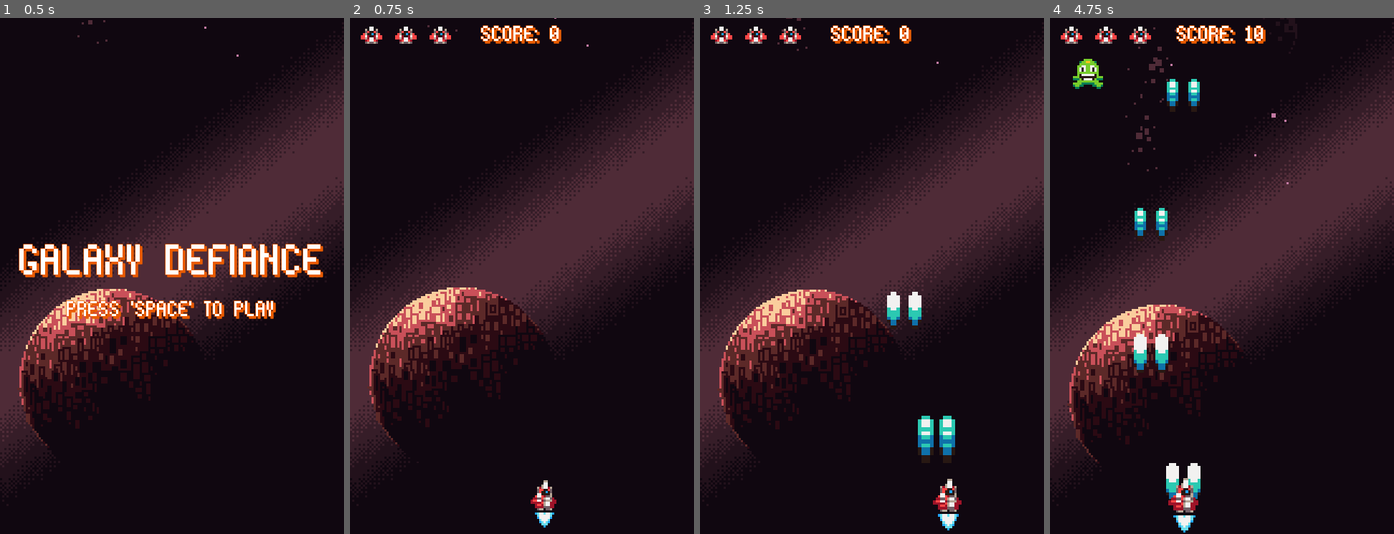
Above: before the commit, frames 1-4 (left to right).
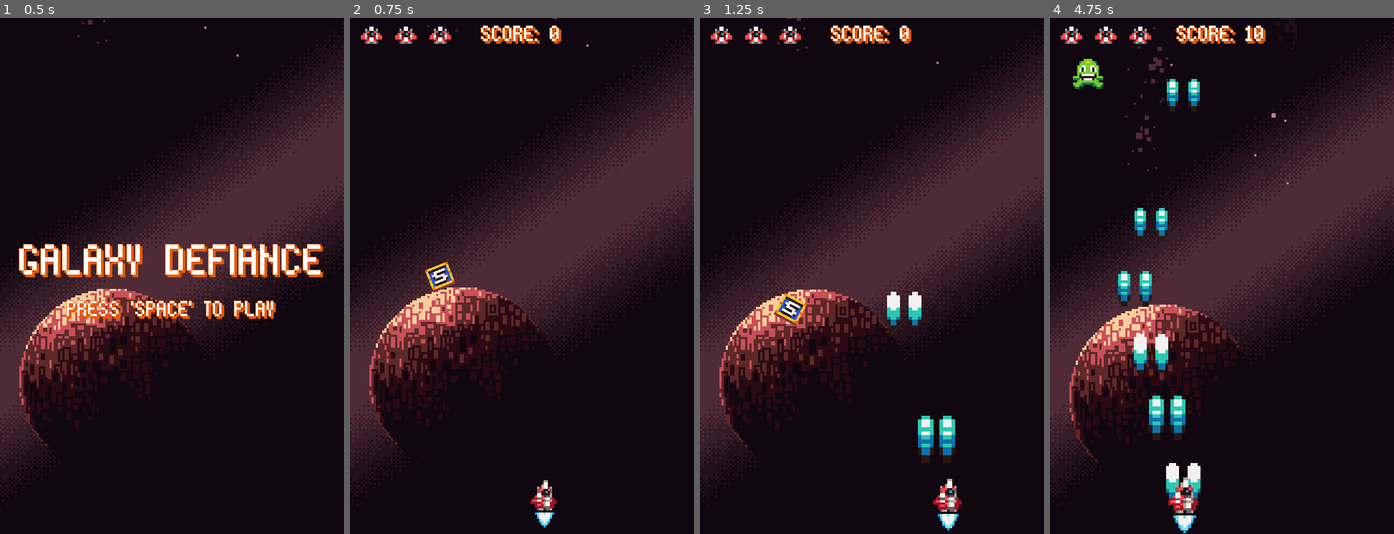
Above: after the commit, the same moments.

Repository: jordan95v/galaxy_defiance
Game: Godot game, scene res://scenes/ui/menu/menu.tscn
Same seed, same stepped clock (60 frames per second), same inputs: the game is played once before the commit and once after it.
Inputs:
- Up to frame 1 (0.5 s): no input
- Up to frame 2 (0.75 s): tap Space (space) at 0.5 s; hold D (bank_right) from 0.53 s (still down); hold Enter (enter) from 0.53 s (still down)
- Up to frame 3 (1.25 s): keep holding D (bank_right); keep holding Enter (enter)
- Up to frame 4 (4.75 s): release Enter (enter) at 1.28 s; tap Enter (enter) at 1.35, 2.3, 2.85, 4.55 s; release D (bank_right) at 2.03 s; hold Space (space) 2.03-2.78 s; hold A (bank_left) 2.03-4.28 s; hold Enter (enter) 3.53-4.28 s; hold D (bank_right) from 4.28 s (still down); tap Space (space) at 4.35 s

Frame 1 is identical in both runs. In frame 2, 0.3% of the frame differs, in the area x 21-31%, y 47-54%; in frame 3, 0.3%; in frame 4, 1.1%, in the area x 19-43%, y 49-100%.

Commit message:
Added speed bonus (fire rate, move speed).

Diff:
--- /dev/null
+++ b/resources/bonus/bonus.gd
@@ -0,0 +1,6 @@
+class_name Bonus
+extends Resource
+
+@export var id: String
+@export var value: float
+@export var duration: float
--- /dev/null
+++ b/resources/bonus/fire_rate_bonus.tres
@@ -0,0 +1,9 @@
+[gd_resource type="Resource" script_class="Bonus" load_steps=2 format=3 uid="uid://cdrk27fxujlfx"]
+
+[ext_resource type="Script" path="res://resources/bonus/bonus.gd" id="1_ucbce"]
+
+[resource]
+script = ExtResource("1_ucbce")
+id = "fire_rate"
+value = 50.0
+duration = 6.0
--- /dev/null
+++ b/resources/bonus/move_speed_bonus.tres
@@ -0,0 +1,9 @@
+[gd_resource type="Resource" script_class="Bonus" load_steps=2 format=3 uid="uid://cp1vgxjvr8voi"]
+
+[ext_resource type="Script" path="res://resources/bonus/bonus.gd" id="1_6rv5m"]
+
+[resource]
+script = ExtResource("1_6rv5m")
+id = "move_speed"
+value = 30.0
+duration = 10.0
--- a/resources/game_stats.tres
+++ b/resources/stats/game_stats.tres
@@ -1,6 +1,6 @@
 [gd_resource type="Resource" script_class="GameStats" load_steps=2 format=3 uid="uid://hxti7ucaxsad"]
 
-[ext_resource type="Script" path="res://resources/game_stats.gd" id="1_f0v4w"]
+[ext_resource type="Script" path="res://resources/stats/game_stats.gd" id="1_f0v4w"]
 
 [resource]
 script = ExtResource("1_f0v4w")
--- a/scenes/autoload/game_events.gd
+++ b/scenes/autoload/game_events.gd
@@ -3,3 +3,4 @@
 signal enemy_killed(points: int)
 signal enemy_exited_screen(damage: int)
 signal score_changed(new_score: int)
+signal bonus_picked(bonus: Bonus)
--- a/scenes/autoload/resources_handler.gd
+++ b/scenes/autoload/resources_handler.gd
@@ -1,3 +1,3 @@
 extends Node
 
-var game_stats: GameStats = load("res://resources/game_stats.tres") as GameStats
+var game_stats: GameStats = load("res://resources/stats/game_stats.tres") as GameStats
--- a/scenes/components/clamp_component/clamp_component.gd
+++ b/scenes/components/clamp_component/clamp_component.gd
@@ -1,3 +1,4 @@
+class_name ClampComponent
 extends Node
 
 @export var actor: Node2D
--- a/scenes/components/move_input_component/move_input_component.gd
+++ b/scenes/components/move_input_component/move_input_component.gd
@@ -1,3 +1,4 @@
+class_name MoveInputComponent
 extends Node
 
 @export var move_component: MoveComponent
@@ -9,3 +10,10 @@
 		return
 	var axis: float = Input.get_axis("bank_left", "bank_right")
 	move_component.velocity = Vector2(axis * move_stats.speed, 0)
+
+
+func upgrade_movement_speed(bonus: Bonus) -> void:
+	var base_speed: float = move_stats.speed
+	move_stats.speed += bonus.value
+	await get_tree().create_timer(bonus. duration).timeout
+	move_stats.speed = base_speed
--- /dev/null
+++ b/scenes/game_objects/bonus/basic_bonus.gd
@@ -0,0 +1,17 @@
+extends Node2D
+
+@onready var pickup_area: Area2D = $PickupArea
+@onready var animation_player: AnimationPlayer = $AnimationPlayer
+@export var bonus_list: Array[Bonus]
+
+
+func _ready() -> void:
+	pickup_area.area_entered.connect(on_pickup_area_entered)
+
+
+func on_pickup_area_entered(_area: Area2D) -> void:
+	if bonus_list.is_empty():
+		return
+	var random_bonus: Bonus = bonus_list.pick_random()
+	GameEvents.bonus_picked.emit(random_bonus)
+	animation_player.play("pickup")
--- /dev/null
+++ b/scenes/game_objects/bonus/basic_bonus.tscn
@@ -0,0 +1,149 @@
+[gd_scene load_steps=7 format=3 uid="uid://csy3aeec455wj"]
+
+[ext_resource type="Script" path="res://scenes/game_objects/bonus/basic_bonus.gd" id="1_a2dac"]
+[ext_resource type="PackedScene" uid="uid://bgmj6gucsi01l" path="res://scenes/components/move_component/move_component.tscn" id="1_hvcci"]
+
+[sub_resource type="Animation" id="Animation_omby2"]
+length = 0.001
+tracks/0/type = "value"
+tracks/0/imported = false
+tracks/0/enabled = true
+tracks/0/path = NodePath("AnimatedSprite2D:scale")
+tracks/0/interp = 1
+tracks/0/loop_wrap = true
+tracks/0/keys = {
+"times": PackedFloat32Array(0),
+"transitions": PackedFloat32Array(1),
+"update": 0,
+"values": [Vector2(1, 1)]
+}
+tracks/1/type = "value"
+tracks/1/imported = false
+tracks/1/enabled = true
+tracks/1/path = NodePath(".:scale")
+tracks/1/interp = 1
+tracks/1/loop_wrap = true
+tracks/1/keys = {
+"times": PackedFloat32Array(0),
+"transitions": PackedFloat32Array(1),
+"update": 0,
+"values": [Vector2(1, 1)]
+}
+tracks/2/type = "value"
+tracks/2/imported = false
+tracks/2/enabled = true
+tracks/2/path = NodePath(".:rotation")
+tracks/2/interp = 1
+tracks/2/loop_wrap = true
+tracks/2/keys = {
+"times": PackedFloat32Array(0),
+"transitions": PackedFloat32Array(1),
+"update": 0,
+"values": [0.0]
+}
+tracks/3/type = "value"
+tracks/3/imported = false
+tracks/3/enabled = true
+tracks/3/path = NodePath("AnimatedSprite2D:rotation")
+tracks/3/interp = 1
+tracks/3/loop_wrap = true
+tracks/3/keys = {
+"times": PackedFloat32Array(0),
+"transitions": PackedFloat32Array(1),
+"update": 0,
+"values": [0.0]
+}
+
+[sub_resource type="Animation" id="Animation_slgj6"]
+resource_name = "bounce"
+loop_mode = 1
+tracks/0/type = "value"
+tracks/0/imported = false
+tracks/0/enabled = true
+tracks/0/path = NodePath("AnimatedSprite2D:scale")
+tracks/0/interp = 1
+tracks/0/loop_wrap = true
+tracks/0/keys = {
+"times": PackedFloat32Array(0, 0.5),
+"transitions": PackedFloat32Array(1, 1),
+"update": 0,
+"values": [Vector2(1, 1), Vector2(1.25, 1.25)]
+}
+tracks/1/type = "value"
+tracks/1/imported = false
+tracks/1/enabled = true
+tracks/1/path = NodePath("AnimatedSprite2D:rotation")
+tracks/1/interp = 1
+tracks/1/loop_wrap = true
+tracks/1/keys = {
+"times": PackedFloat32Array(0, 0.3, 0.7, 1),
+"transitions": PackedFloat32Array(1, 1, 1, 1),
+"update": 0,
+"values": [0.0, -0.523599, 0.523599, 0.0]
+}
+
+[sub_resource type="Animation" id="Animation_27se3"]
+resource_name = "pickup"
+length = 0.8
+tracks/0/type = "value"
+tracks/0/imported = false
+tracks/0/enabled = true
+tracks/0/path = NodePath(".:scale")
+tracks/0/interp = 1
+tracks/0/loop_wrap = true
+tracks/0/keys = {
+"times": PackedFloat32Array(0, 0.8),
+"transitions": PackedFloat32Array(1, 1),
+"update": 0,
+"values": [Vector2(1, 1), Vector2(0, 0)]
+}
+tracks/1/type = "value"
+tracks/1/imported = false
+tracks/1/enabled = true
+tracks/1/path = NodePath(".:rotation")
+tracks/1/interp = 1
+tracks/1/loop_wrap = true
+tracks/1/keys = {
+"times": PackedFloat32Array(0, 0.8),
+"transitions": PackedFloat32Array(1, 1),
+"update": 0,
+"values": [0.0, 12.5664]
+}
+tracks/2/type = "method"
+tracks/2/imported = false
+tracks/2/enabled = true
+tracks/2/path = NodePath(".")
+tracks/2/interp = 1
+tracks/2/loop_wrap = true
+tracks/2/keys = {
+"times": PackedFloat32Array(0.8),
+"transitions": PackedFloat32Array(1),
+"values": [{
+"args": [],
+"method": &"queue_free"
+}]
+}
+
+[sub_resource type="AnimationLibrary" id="AnimationLibrary_gksmq"]
+_data = {
+"RESET": SubResource("Animation_omby2"),
+"bounce": SubResource("Animation_slgj6"),
+"pickup": SubResource("Animation_27se3")
+}
+
+[node name="BasicBonus" type="Node2D"]
+script = ExtResource("1_a2dac")
+
+[node name="AnimationPlayer" type="AnimationPlayer" parent="."]
+libraries = {
+"": SubResource("AnimationLibrary_gksmq")
+}
+autoplay = "bounce"
+
+[node name="MoveComponent" parent="." node_paths=PackedStringArray("actor") instance=ExtResource("1_hvcci")]
+actor = NodePath("..")
+velocity = Vector2(0, 30)
+
+[node name="PickupArea" type="Area2D" parent="."]
+
+[node name="AnimatedSprite2D" type="AnimatedSprite2D" parent="."]
--- /dev/null
+++ b/scenes/game_objects/bonus/speed_bonus.tscn
@@ -0,0 +1,37 @@
+[gd_scene load_steps=8 format=3 uid="uid://b3esntjcqkg7d"]
+
+[ext_resource type="PackedScene" uid="uid://csy3aeec455wj" path="res://scenes/game_objects/bonus/basic_bonus.tscn" id="1_lqa8f"]
+[ext_resource type="Resource" uid="uid://cdrk27fxujlfx" path="res://resources/bonus/fire_rate_bonus.tres" id="2_imfbk"]
+[ext_resource type="Texture2D" uid="uid://cxnt3efddcb8s" path="res://assets/bonus.png" id="2_roj3e"]
+[ext_resource type="Resource" uid="uid://cp1vgxjvr8voi" path="res://resources/bonus/move_speed_bonus.tres" id="3_phapb"]
+
+[sub_resource type="CircleShape2D" id="CircleShape2D_wv2q4"]
+radius = 7.0
+
+[sub_resource type="AtlasTexture" id="AtlasTexture_q33py"]
+atlas = ExtResource("2_roj3e")
+region = Rect2(16, 0, 16, 16)
+
+[sub_resource type="SpriteFrames" id="SpriteFrames_e0r4m"]
+animations = [{
+"frames": [{
+"duration": 1.0,
+"texture": SubResource("AtlasTexture_q33py")
+}],
+"loop": true,
+"name": &"default",
+"speed": 5.0
+}]
+
+[node name="SpeedBonus" instance=ExtResource("1_lqa8f")]
+bonus_list = Array[Resource("res://resources/bonus/bonus.gd")]([ExtResource("2_imfbk"), ExtResource("3_phapb")])
+
+[node name="PickupArea" parent="." index="2"]
+collision_layer = 0
+collision_mask = 4
+
+[node name="CollisionShape2D" type="CollisionShape2D" parent="PickupArea" index="0"]
+shape = SubResource("CircleShape2D_wv2q4")
+
+[node name="AnimatedSprite2D" parent="." index="3"]
+sprite_frames = SubResource("SpriteFrames_e0r4m")
--- a/scenes/game_objects/ship/ship.gd
+++ b/scenes/game_objects/ship/ship.gd
@@ -5,7 +5,7 @@
 @onready var animated_sprite_2d: AnimatedSprite2D = $Visuals/AnimatedSprite2D
 @onready var flame_animated_sprite_2d: AnimatedSprite2D = $Visuals/FlameAnimatedSprite2D
 @onready var move_component: MoveComponent = $MoveComponent
-@onready var move_input_component: Node = $MoveInputComponent
+@onready var move_input_component: MoveInputComponent = $MoveInputComponent
 @onready var clamp_component: Node = $ClampComponent
 @onready var spawn_component: SpawnComponent = $SpawnComponent
 @onready var scale_component: ScaleComponent = $ScaleComponent
@@ -23,6 +23,7 @@
 	fire_rate_timer.timeout.connect(on_fire_rate_timer_timeout)
 	hurtbox_component.hurt.connect(on_hurt)
 	GameEvents.enemy_exited_screen.connect(on_enemy_exited_screen)
+	GameEvents.bonus_picked.connect(on_bonus_picked)
 
 
 func _process(_delta: float) -> void:
@@ -43,6 +44,13 @@
 	flame_animated_sprite_2d.play(animation)
 
 
+func upgrade_fire_rate(bonus: Bonus) -> void:
+	var base_fire_rate_wait_time: float = fire_rate_timer.wait_time
+	fire_rate_timer.wait_time = fire_rate_timer.wait_time * (1 - bonus.value / 100)
+	await get_tree().create_timer(bonus.duration).timeout
+	fire_rate_timer.wait_time = base_fire_rate_wait_time
+
+
 func on_fire_rate_timer_timeout() -> void:
 	var projectiles_layer: Node2D = get_tree().get_first_node_in_group("projectiles")
 	if not projectiles_layer:
@@ -61,3 +69,10 @@
 	scale_component.tween_scale()
 	shake_component.apply_random_shake()
 	animation_player.play("flash")
+
+
+func on_bonus_picked(bonus: Bonus) -> void:
+	if bonus.id == "fire_rate":
+		upgrade_fire_rate(bonus)
+	elif bonus.id == "move_speed":
+		move_input_component.upgrade_movement_speed(bonus)
--- a/scenes/game_objects/ship/ship.tscn
+++ b/scenes/game_objects/ship/ship.tscn
@@ -6,7 +6,7 @@
 [ext_resource type="PackedScene" uid="uid://bgmj6gucsi01l" path="res://scenes/components/move_component/move_component.tscn" id="2_afxwq"]
 [ext_resource type="PackedScene" uid="uid://c26xqkd3e6nfo" path="res://scenes/ui/health_ui/health_ui.tscn" id="2_on5q2"]
 [ext_resource type="PackedScene" uid="uid://d2mchr7l2okv3" path="res://scenes/components/move_input_component/move_input_component.tscn" id="4_6exiq"]
-[ext_resource type="Script" path="res://resources/move_stats.gd" id="6_1ga4o"]
+[ext_resource type="Script" path="res://resources/stats/move_stats.gd" id="6_1ga4o"]
 [ext_resource type="PackedScene" uid="uid://cwaek2bpgie8f" path="res://scenes/components/clamp_component/clamp_component.tscn" id="7_o3vtl"]
 [ext_resource type="PackedScene" uid="uid://chfqqnuajer2b" path="res://scenes/components/spawn_component/spawn_component.tscn" id="8_gc4gi"]
 [ext_resource type="PackedScene" uid="uid://104dlwmf5517" path="res://scenes/game_objects/projectiles/laser.tscn" id="11_fsw4u"]
--- a/scenes/main/main.tscn
+++ b/scenes/main/main.tscn
@@ -6,6 +6,7 @@
 [ext_resource type="PackedScene" uid="uid://6okjpf8xs4hc" path="res://scenes/ui/game_over_menu/game_over_menu.tscn" id="2_7s5fa"]
 [ext_resource type="PackedScene" uid="uid://digchsganjtu" path="res://scenes/managers/enemy_manager/enemy_manager.tscn" id="2_hf1x8"]
 [ext_resource type="PackedScene" uid="uid://btkw6h1cx5ce" path="res://scenes/ui/score_ui/score_ui.tscn" id="7_e5xst"]
+[ext_resource type="PackedScene" uid="uid://b3esntjcqkg7d" path="res://scenes/game_objects/bonus/speed_bonus.tscn" id="7_eqqm1"]
 
 [node name="Main" type="Node2D"]
 script = ExtResource("1_vbwxv")
@@ -23,3 +24,6 @@
 
 [node name="Ship" parent="." instance=ExtResource("1_uolv7")]
 position = Vector2(80, 222)
+
+[node name="SpeedBonus" parent="." instance=ExtResource("7_eqqm1")]
+position = Vector2(42, 114)
Renamed: resources/game_stats.gd -> resources/stats/game_stats.gd
Renamed: resources/move_stats.gd -> resources/stats/move_stats.gd
Not shown: 1 places in scenes/main/main.tscn that only renumber resources
